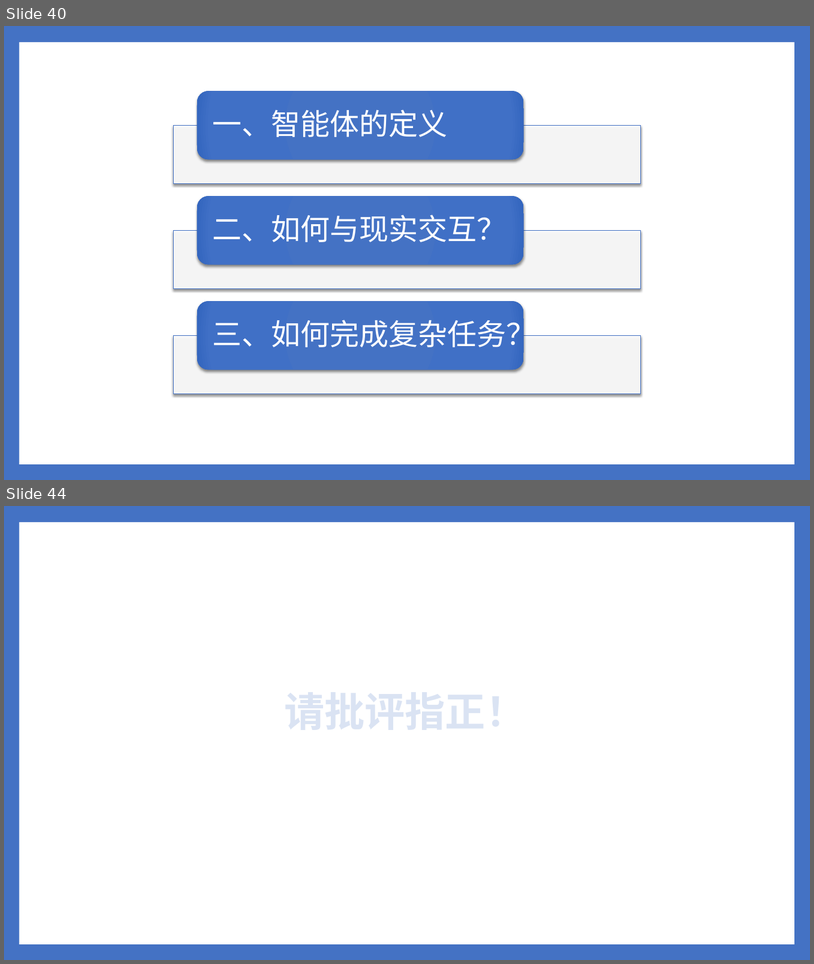
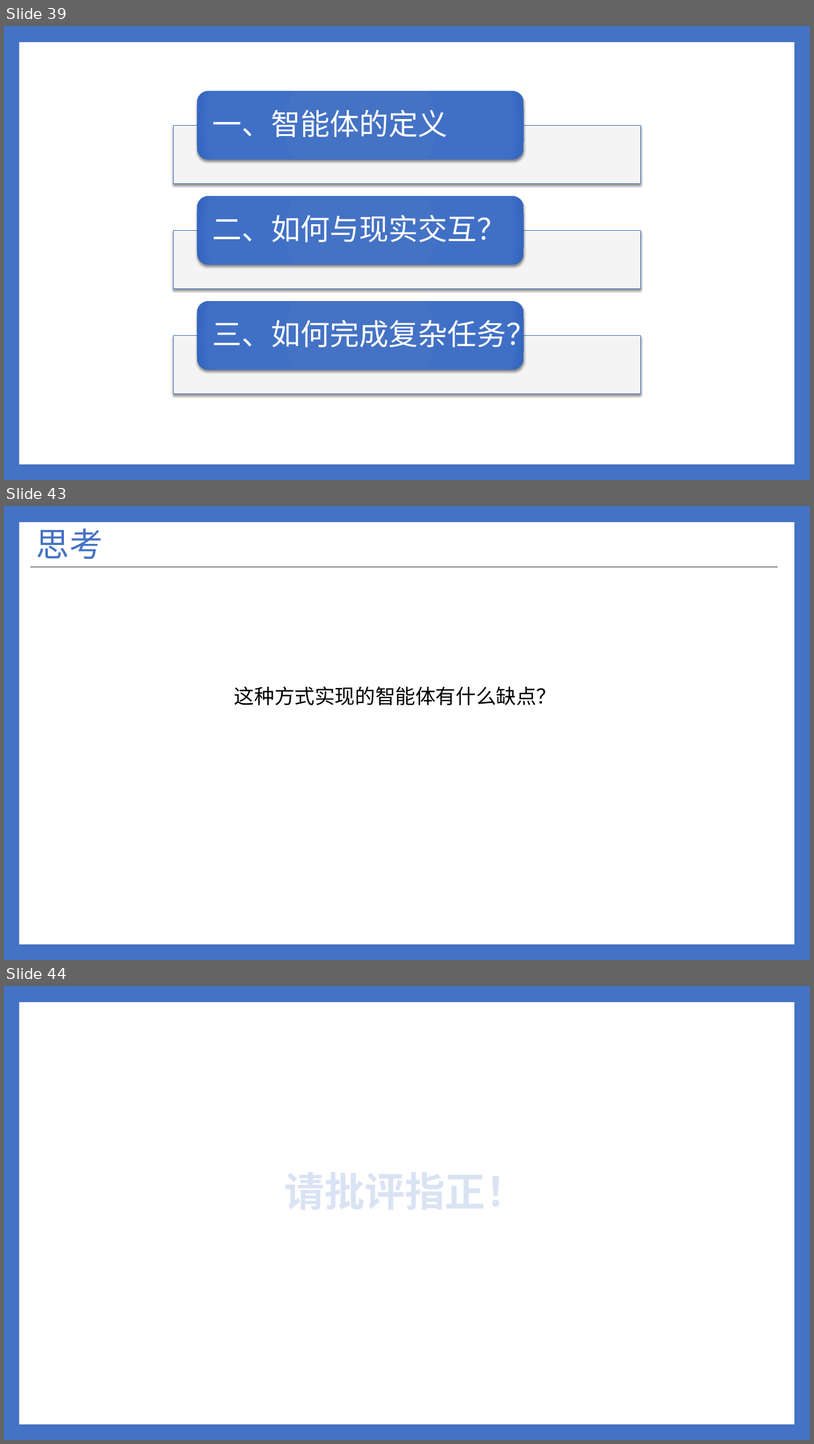
Before and after one commit to ylsdamxssjxxdd/eva, a slide deck: utils/软件介绍.pptx. Shown one above the other, each under a label of ours: slides 40 and 44 before the commit, slides 39, 43 and 44 after it; the slides between them are not shown. The pictures are 814x964 and 814x1444 pixels, drawn with LibreOffice and Linux fonts; fonts in the diff are those of the drawing. Boxes give left, top, right and bottom in pixels: in the first picture for what was removed or moved away, otherwise in the second. Text is boxed around its words. In the diff, an @@ line names an element or a change of style, - is before the commit and + after.

```diff
--- a/utils/软件介绍.pptx
+++ b/utils/软件介绍.pptx
@@ slide 43 added at [4, 506, 810, 960], background #4472C4; not listed: 1 template element that a slide beside it also shows @@
@@ title added at [36, 528, 103, 559], 39.6 pt, text #4472C4 @@
+思考
@@ line added from (30, 567) to (778, 567), #262626 1 pt @@
@@ text added at [234, 686, 557, 705], 24 pt, text #000000 @@
+这种方式实现的智能体有什么缺点？
@@ what was slide 40 is now slide 39 @@
```
Also in this commit, not shown: 3 slides changed, 1 slide removed, 7 other files.
